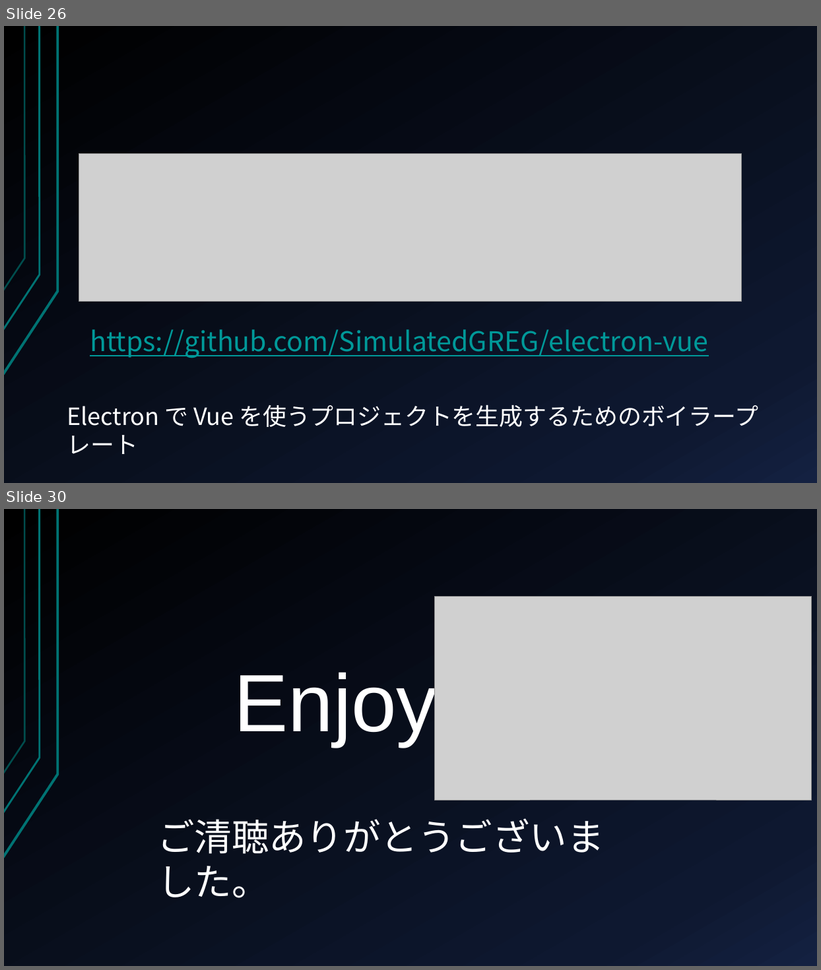
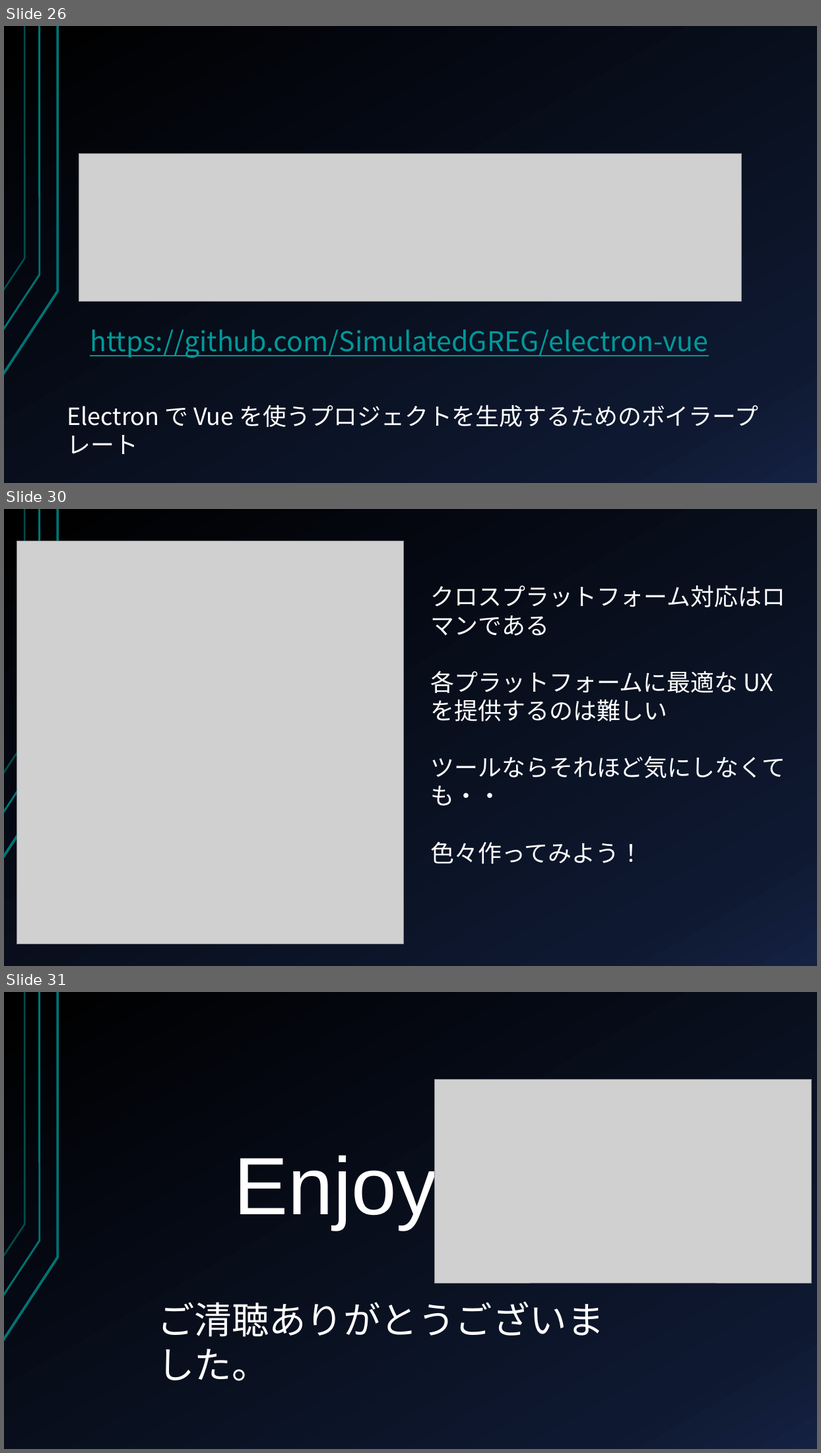
Before and after one commit to kondoumh/electron-study, a slide deck: slide/Electron_in-house_presentation.pptx. Shown one above the other, each under a label of ours: slides 26 and 30 before the commit, slides 26, 30 and 31 after it; the slides between them are not shown. The pictures are 821x970 and 821x1453 pixels, drawn with LibreOffice and Linux fonts; fonts in the diff are those of the drawing; grey boxes stand for pictures. Boxes give left, top, right and bottom in pixels: in the first picture for what was removed or moved away, otherwise in the second. Text is boxed around its words. In the diff, an @@ line names an element or a change of style, - is before the commit and + after.

```diff
--- a/slide/Electron_in-house_presentation.pptx
+++ b/slide/Electron_in-house_presentation.pptx
@@ slide 30 added at [4, 509, 817, 966], background gradient #000000 to #0F1931 to #142242; not listed: 3 template elements that a slide beside it also shows @@
@@ picture added at [17, 541, 403, 944] @@
@@ text added at [431, 585, 785, 864], 28 pt, text #FFFFFF @@
+クロスプラットフォーム対応はロマンである
+各プラットフォームに最適な UX を提供するのは難しい
+ツールならそれほど気にしなくても・・
+色々作ってみよう！
@@ what was slide 30 is now slide 31 @@
```
Also in this commit, not shown: 3 slides changed.
